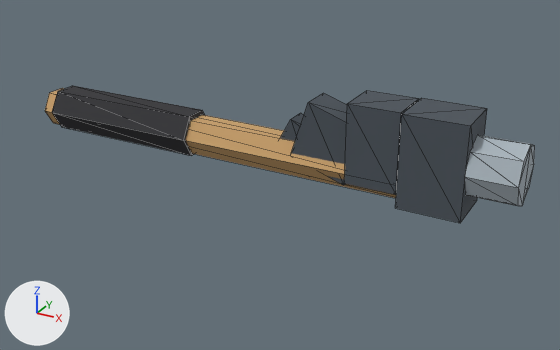
A saved change to the glTF model site/models/GT_Hammer_01.glb.
One viewpoint serves both versions: a 50 mm lens placed at (0.257, -0.419, 0.206), pointed at (0.033, -0.012, 0.003). Lighting does not change. The marker at lower left points along +X, +Y and +Z. The older version comes first. Mesh edges are drawn as thin lines. Vertices at exactly the same position are counted once.

Before the edit, the objects in view are built like this:
```python
me_gt_hammer_01 = bpy.data.meshes.new('GT_Hammer_01')
me_gt_hammer_01.from_pydata(...)  # 72 vertices, 116 faces; spans x -0.17..0.185, y -0.019..0.019, z 0.0..0.06
me_gt_hammer_01.materials.append(mat_globalpalette)  # picture img_globalpalette
ob_gt_hammer_01 = bpy.data.objects.new('GT_Hammer_01', me_gt_hammer_01)
ob_gt_hammer_01.location = (0.0, 0.0, 0.0)
```
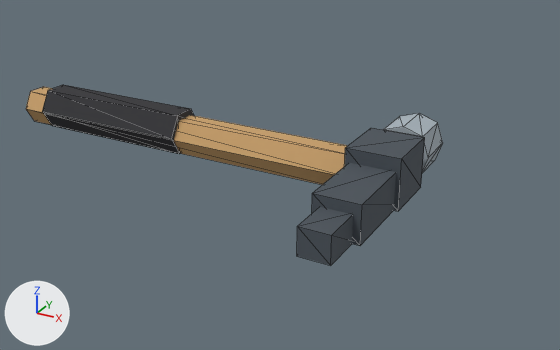
What the commit changed:
me_gt_hammer_01 is used by ob_gt_hammer_01; location (0.0, 0.0, 0.0).
me_gt_hammer_01 had 72 vertices, 116 faces and spanned x -0.17..0.185, y -0.019..0.019, z 0.0..0.06.
me_gt_hammer_01 now has 64 vertices, 104 faces and spans x -0.19..0.118, y -0.097..0.06, z -0.001..0.035.
me_gt_hammer_01 part 1: a new loose piece, a 6-sided cylinder along x spanning x -0.19..0.09, y -0.014..0.014, z 0.0..0.024, in mat_globalpalette (picture img_globalpalette).
me_gt_hammer_01 part 2: the loose piece of 12 vertices spanning x -0.16..-0.04, y -0.016..0.016, z 0.001..0.029 is moved by (-0.01, 0.0, -0.001).
me_gt_hammer_01 part 3: a new loose piece, a box spanning x 0.082..0.118, y -0.02..0.02, z 0.0..0.034, in mat_globalpalette (picture img_globalpalette).
me_gt_hammer_01 part 4: a new loose piece, a box spanning x 0.085..0.115, y -0.07..-0.01, z 0.0..0.025, in mat_globalpalette (picture img_globalpalette).
me_gt_hammer_01 part 5: a new loose piece, a box spanning x 0.09..0.11, y -0.097..-0.067, z 0.0..0.018, in mat_globalpalette (picture img_globalpalette).
me_gt_hammer_01 part 6: a new loose piece, an 8-sided cylinder along y spanning x 0.082..0.118, y 0.03..0.06, z -0.001..0.035, in mat_globalpalette (picture img_globalpalette).
me_gt_hammer_01 part 7: 6 loose pieces with 60 vertices, spanning x -0.17..0.185, y -0.019..0.019, z 0.0..0.06, are deleted.

Boxes [x1, y1, x2, y2] around the edits, measured in the pictures (560 x 350 px; the box of a moved part takes in the faces that stretch with it):
'GT_Hammer_01', reshaped (15% narrower, 31% taller)
    before: [45, 86, 535, 223]
    after: [26, 85, 443, 265]
part 1 of me_gt_hammer_01, added (brown)
    after: [26, 87, 348, 185]
part 2 of me_gt_hammer_01, moved or reshaped
    before: [52, 86, 205, 155]
    after: [42, 85, 194, 154]
part 3 of me_gt_hammer_01, added
    after: [345, 128, 425, 211]
part 4 of me_gt_hammer_01, added
    after: [312, 163, 396, 246]
part 5 of me_gt_hammer_01, added
    after: [297, 207, 353, 265]
part 6 of me_gt_hammer_01, added
    after: [384, 113, 443, 173]
part 7 of me_gt_hammer_01, deleted
    before: [45, 88, 535, 223]
